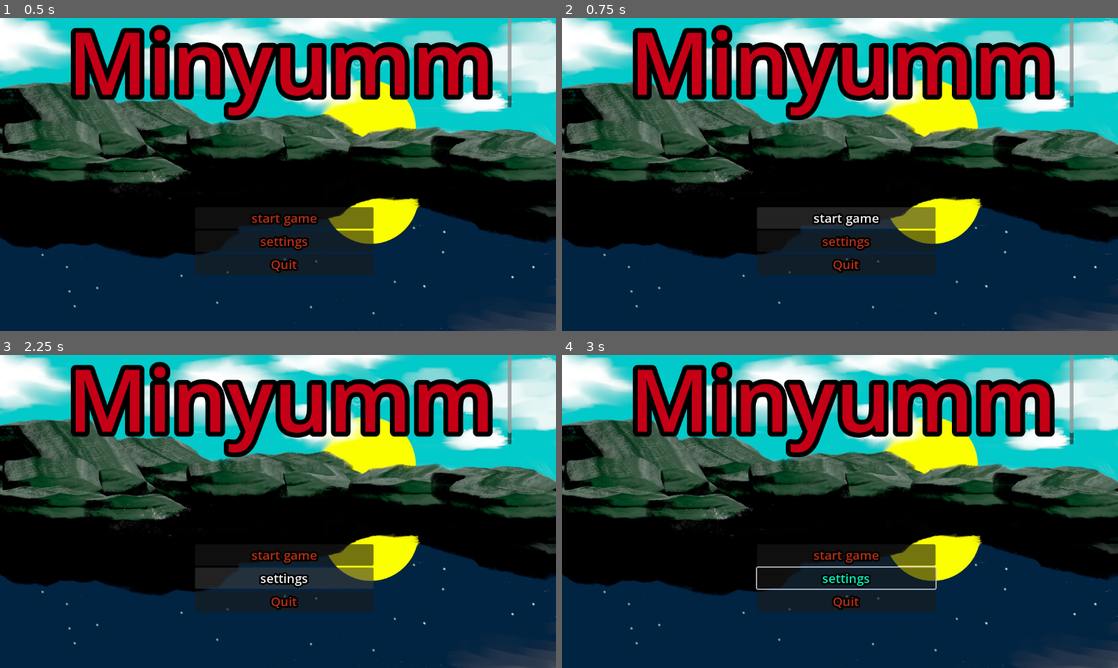
Above: before the commit, frames 1-4 (two rows, left to right).
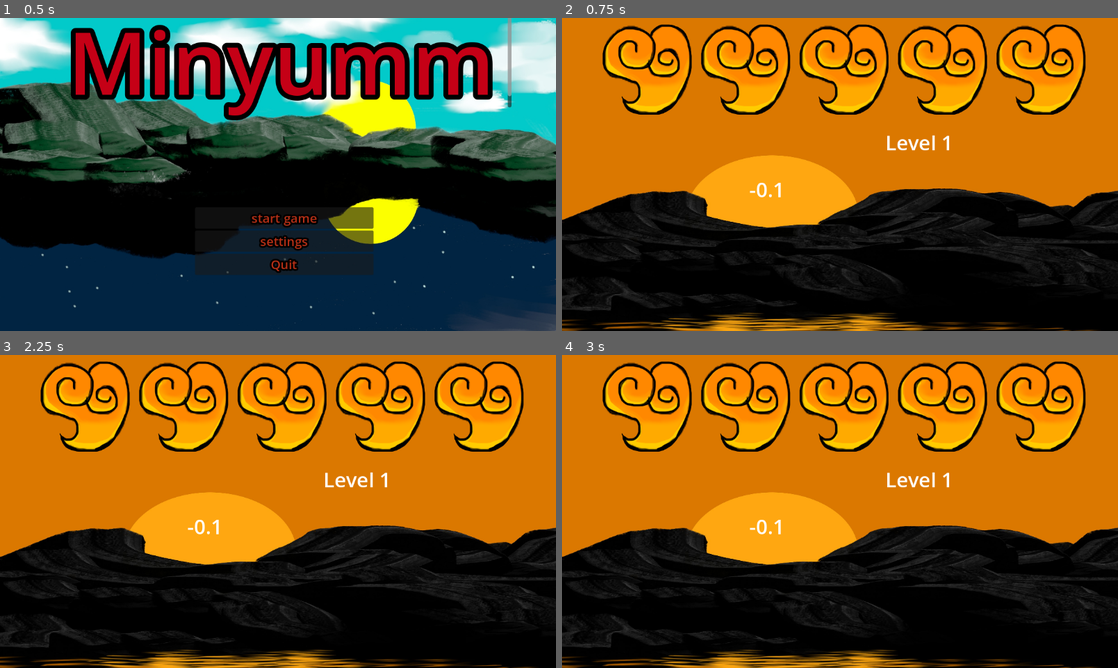
Above: after the commit, the same moments.

Repository: AldrinBoby/minyumm
Game: Godot game, scene res://resources/scenes/title_screen.tscn
The game is run twice, just before and just after one commit, with the same random seed, the same clock (stepped at 60 frames per second) and the same inputs.
Inputs (mouse positions are in pixels of both pictures, inside the frame that each line leads up to):
- Up to frame 1 (0.5 s): no input
- Up to frame 2 (0.75 s): click "start game" at 0.5 s
- Up to frame 3 (2.25 s): click (283, 555) at 1.25 s, where only the run before the commit has a clickable "start game"; click (283, 577) at 2 s, where only the run before the commit has a clickable "settings"
- Up to frame 4 (3 s): move the mouse to (962, 495) at 2.77 s; hold Right from 2.78 s (still down); tap Alt at 2.85 s; click (962, 495) at 2.92 s

Frame 1 is identical in both runs. In frame 2, 91% of the frame differs, in the area x 0-100%, y 0-100%; in frame 3, 91%; in frame 4, 91%.

Commit message:
made the level scene and timer

Diff:
--- /dev/null
+++ b/Global.gd
@@ -0,0 +1,12 @@
+extends Node
+var minigames_done = 0
+var lives = 5
+
+# Called when the node enters the scene tree for the first time.
+func _ready() -> void:
+	pass # Replace with function body.
+
+
+# Called every frame. 'delta' is the elapsed time since the previous frame.
+func _process(delta: float) -> void:
+	pass
--- a/project.godot
+++ b/project.godot
@@ -14,6 +14,10 @@
 run/main_scene="uid://bq0eib0snxfuw"
 config/features=PackedStringArray("4.7", "GL Compatibility")
 config/icon="res://icon.svg"
+
+[autoload]
+
+Global="*uid://ipr1x0e57me"
 
 [display]
 
--- /dev/null
+++ b/resources/scenes/level_scene.tscn
@@ -0,0 +1,57 @@
+[gd_scene format=3 uid="uid://b7pl71aq326xd"]
+
+[ext_resource type="Texture2D" uid="uid://u5rv8nulvr5x" path="res://resources/assets/sunsetorg.jpg" id="1_cbqer"]
+[ext_resource type="Script" uid="uid://cpeifofaf752p" path="res://resources/scripts/timer_screen.gd" id="1_wv0x8"]
+[ext_resource type="Texture2D" uid="uid://ceath5nfav14i" path="res://resources/assets/heart.png" id="2_ni28j"]
+
+[node name="level_scene" type="Node2D" unique_id=836218273]
+script = ExtResource("1_wv0x8")
+
+[node name="Background" type="TextureRect" parent="." unique_id=29633492]
+offset_right = 1161.0
+offset_bottom = 1144.0
+texture = ExtResource("1_cbqer")
+expand_mode = 1
+
+[node name="GarlicContainer" type="HBoxContainer" parent="." unique_id=17295161]
+offset_left = 78.0
+offset_top = 5.0
+offset_right = 1094.0
+offset_bottom = 205.0
+
+[node name="Garlic1" type="TextureRect" parent="GarlicContainer" unique_id=425392777]
+layout_mode = 2
+texture = ExtResource("2_ni28j")
+
+[node name="Garlic2" type="TextureRect" parent="GarlicContainer" unique_id=858416119]
+layout_mode = 2
+texture = ExtResource("2_ni28j")
+
+[node name="Garlic3" type="TextureRect" parent="GarlicContainer" unique_id=187469448]
+layout_mode = 2
+texture = ExtResource("2_ni28j")
+
+[node name="Garlic4" type="TextureRect" parent="GarlicContainer" unique_id=1950339097]
+layout_mode = 2
+texture = ExtResource("2_ni28j")
+
+[node name="Garlic5" type="TextureRect" parent="GarlicContainer" unique_id=96760364]
+layout_mode = 2
+texture = ExtResource("2_ni28j")
+
+[node name="level" type="RichTextLabel" parent="." unique_id=1815805683]
+offset_left = 670.0
+offset_top = 229.0
+offset_right = 837.0
+offset_bottom = 288.0
+theme_override_font_sizes/normal_font_size = 42
+text = "Level #"
+
+[node name="timer" type="RichTextLabel" parent="." unique_id=1230077581]
+offset_left = 388.0
+offset_top = 326.0
+offset_right = 476.0
+offset_bottom = 384.0
+theme_override_font_sizes/normal_font_size = 42
+text = "0.0
+"
--- /dev/null
+++ b/resources/scenes/timer.tscn
@@ -0,0 +1,11 @@
+[gd_scene format=3 uid="uid://dqf8a3q65xwum"]
+
+[ext_resource type="Script" uid="uid://behty343ekhht" path="res://timer.gd" id="1_p45wc"]
+
+[node name="Timer" type="Node2D" unique_id=1755403364]
+script = ExtResource("1_p45wc")
+
+[node name="timer" type="RichTextLabel" parent="." unique_id=876850066]
+offset_right = 38.0
+offset_bottom = 29.0
+text = "0.0"
--- a/resources/scenes/title_screen.tscn
+++ b/resources/scenes/title_screen.tscn
@@ -57,4 +57,5 @@
 
 "
 
+[connection signal="pressed" from="VBoxContainer/start" to="." method="_on_start_pressed"]
 [connection signal="pressed" from="VBoxContainer/quit" to="." method="_on_quit_pressed"]
--- /dev/null
+++ b/resources/scripts/timer_screen.gd
@@ -0,0 +1,57 @@
+extends Node2D
+@onready var garlic_container: HBoxContainer = $GarlicContainer
+
+@onready var garlic: TextureRect = $GarlicContainer/Garlic1
+@onready var garlic_2: TextureRect = $GarlicContainer/Garlic2
+@onready var garlic_3: TextureRect = $GarlicContainer/Garlic3
+@onready var garlic_4: TextureRect = $GarlicContainer/Garlic4
+@onready var garlic_5: TextureRect = $GarlicContainer/Garlic5
+
+@onready var level:RichTextLabel=$level
+@onready var timer:RichTextLabel=$timer
+
+var time
+
+# Called when the node enters the scene tree for the first time.
+func _ready() -> void:
+	await Timer(5)
+	if Global.minigames_done < 3:
+		Global.minigames_done = Global.minigames_done + 1
+		get_tree().change_scene_to_file("res://scenes/minigame_" + str(Global.minigames_done) + ".tscn")
+	else:
+		get_tree().change_scene_to_file("res://resources/scenes/title_screen.tscn")
+
+
+# Called every frame. 'delta' is the elapsed time since the previous frame.
+func _process(delta: float) -> void:
+	match Global.lives:
+		4:
+			garlic.hide()
+		3:
+			garlic.hide()
+			garlic_2.hide()
+		2:
+			garlic.hide()
+			garlic_2.hide()
+			garlic_3.hide()
+		1:
+			garlic.hide()
+			garlic_2.hide()
+			garlic_3.hide()
+			garlic_4.hide()
+		0:
+			garlic_container.hide()
+	timer.text = str(time)
+	level.text = "Level " + str(Global.minigames_done)
+
+
+func Timer(start_time:float) -> void:
+	time=start_time
+	while time>0.0:
+		await wait(0.1)
+		time-=0.1
+
+	return
+
+func wait(seconds:float) -> void:
+	await get_tree().create_timer(seconds)
--- a/resources/scripts/title_screen.tscn.gd
+++ b/resources/scripts/title_screen.tscn.gd
@@ -10,10 +10,9 @@
 func _process(delta: float) -> void:
 	pass
 
+func _on_quit_pressed() -> void:
+	get_tree().quit()
+
 
 func _on_start_pressed() -> void:
-	get_tree().change_scene_to_file
-
-
-func _on_quit_pressed() -> void:
-	get_tree().quit()
+	get_tree().change_scene_to_file("res://resources/scenes/level_scene.tscn")
--- /dev/null
+++ b/timer.gd
@@ -0,0 +1,21 @@
+extends Node2D
+@onready var timer:RichTextLabel=$timer
+var time:float
+func _ready() -> void:
+	pass # Replace with function body.
+
+
+# Called every frame. 'delta' is the elapsed time since the previous frame.
+func _process(delta: float) -> void:
+	timer.text = str(snapped(time, 0.10))
+func Timer(start_time: float):
+	time = start_time
+
+	while time > 0.0:
+		await wait(0.10)
+		time = time - 0.10
+
+	return
+
+func wait(seconds: float) -> void:
+	await get_tree().create_timer(seconds).timeout
Not shown, added: Global.gd.uid
Not shown, added: addons/new_gd_script.gd
Not shown, added: addons/new_gd_script.gd.uid
Binary file added: resources/assets/heart.png
Not shown, added: resources/assets/heart.png.import
Binary file added: resources/assets/sunsetorg.jpg
Not shown, added: resources/assets/sunsetorg.jpg.import
Not shown, added: resources/scripts/timer_screen.gd.uid
Renamed: resources/scenes/title_screen.gd -> resources/scripts/title_screen.gd
Renamed: resources/scenes/title_screen.gd.uid -> resources/scripts/title_screen.gd.uid
Not shown, added: timer.gd.uid
